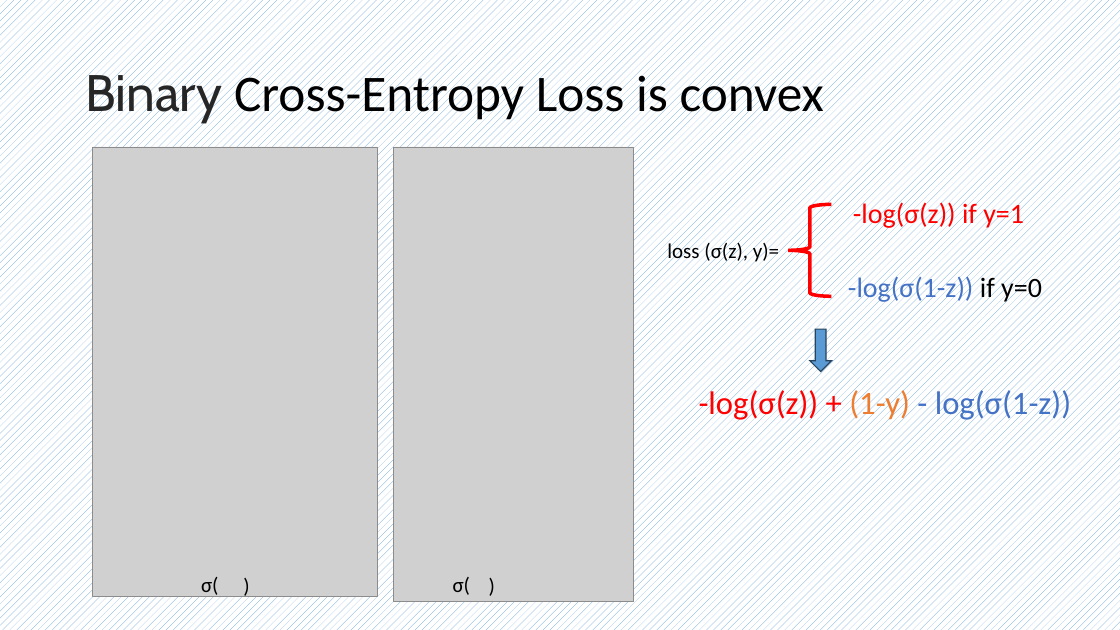
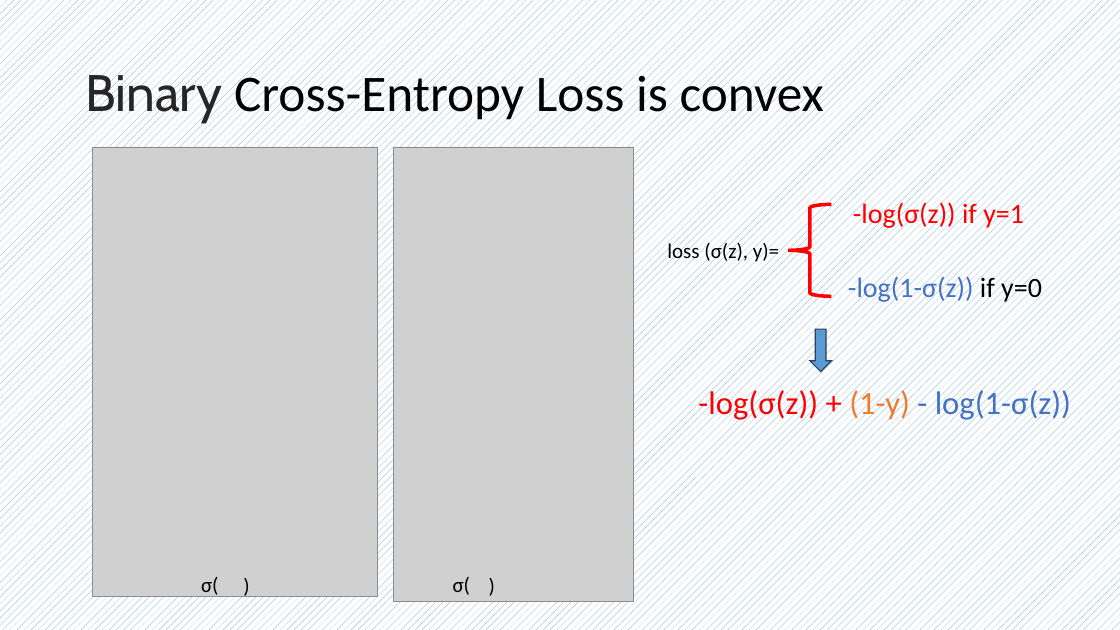
Before and after one commit to frankwxu/AI4DigitalForensics, a slide deck: slide 7 of CYFI445/lectures/05_binary_classification_1_to_1/binary_classification.pptx. Drawn at 1120x630 pixels with LibreOffice and Linux fonts; fonts in the diff are those of the drawing; grey boxes stand for pictures; background and template pictures are left out. Boxes give left, top, right and bottom in pixels: in the first picture for what was removed or moved away, otherwise in the second. Text is boxed around its words. In the diff, an @@ line names an element or a change of style, - is before the commit and + after.

```diff
--- a/CYFI445/lectures/05_binary_classification_1_to_1/binary_classification.pptx
+++ b/CYFI445/lectures/05_binary_classification_1_to_1/binary_classification.pptx
@@ text at [848, 274, 1042, 304]: text changed @@
--log(σ(1-z)) if y=0
+-log(1-σ(z)) if y=0
@@ text at [698, 387, 1071, 422]: text changed @@
--log(σ(z)) + (1-y) - log(σ(1-z))
+-log(σ(z)) + (1-y) - log(1-σ(z))
```
